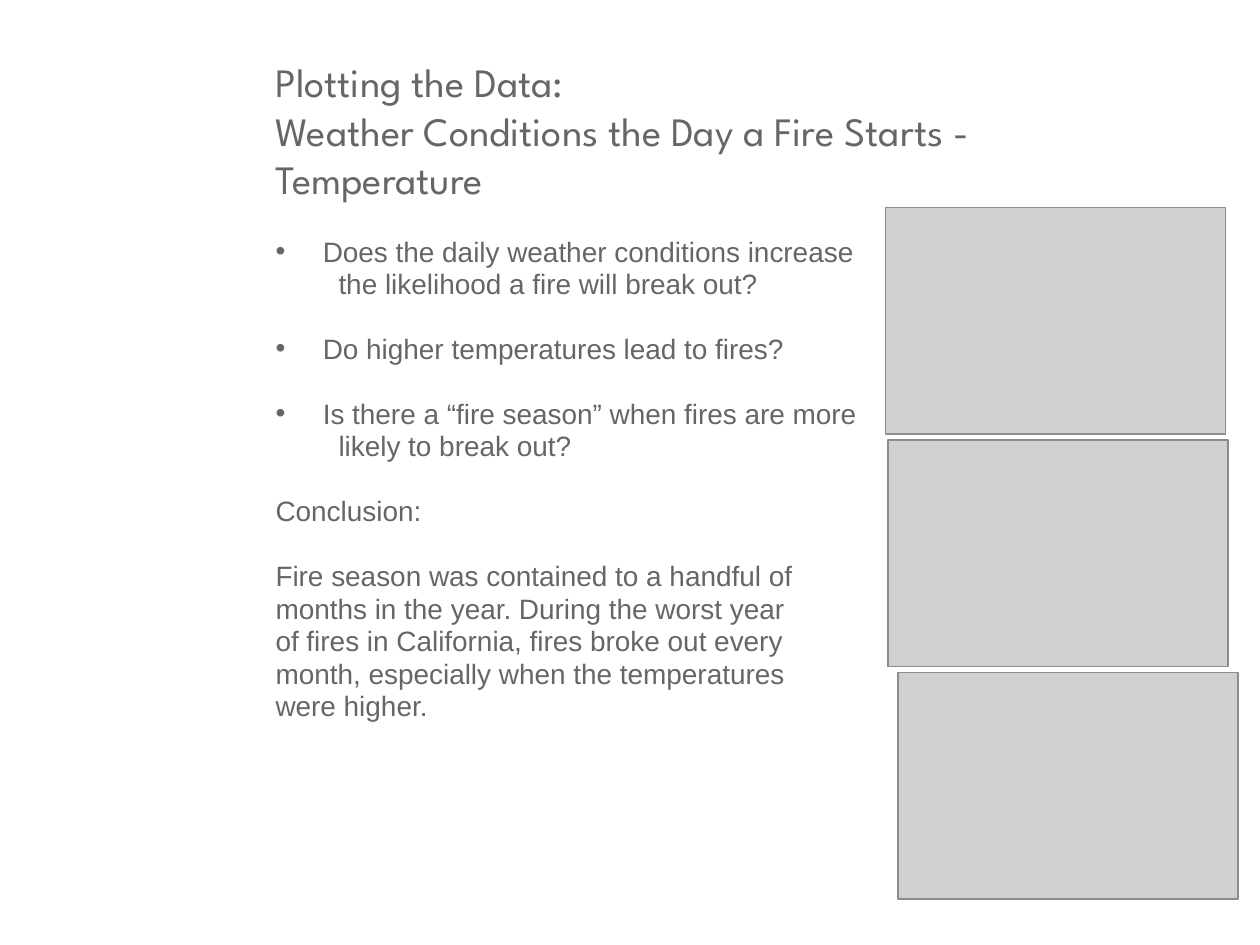
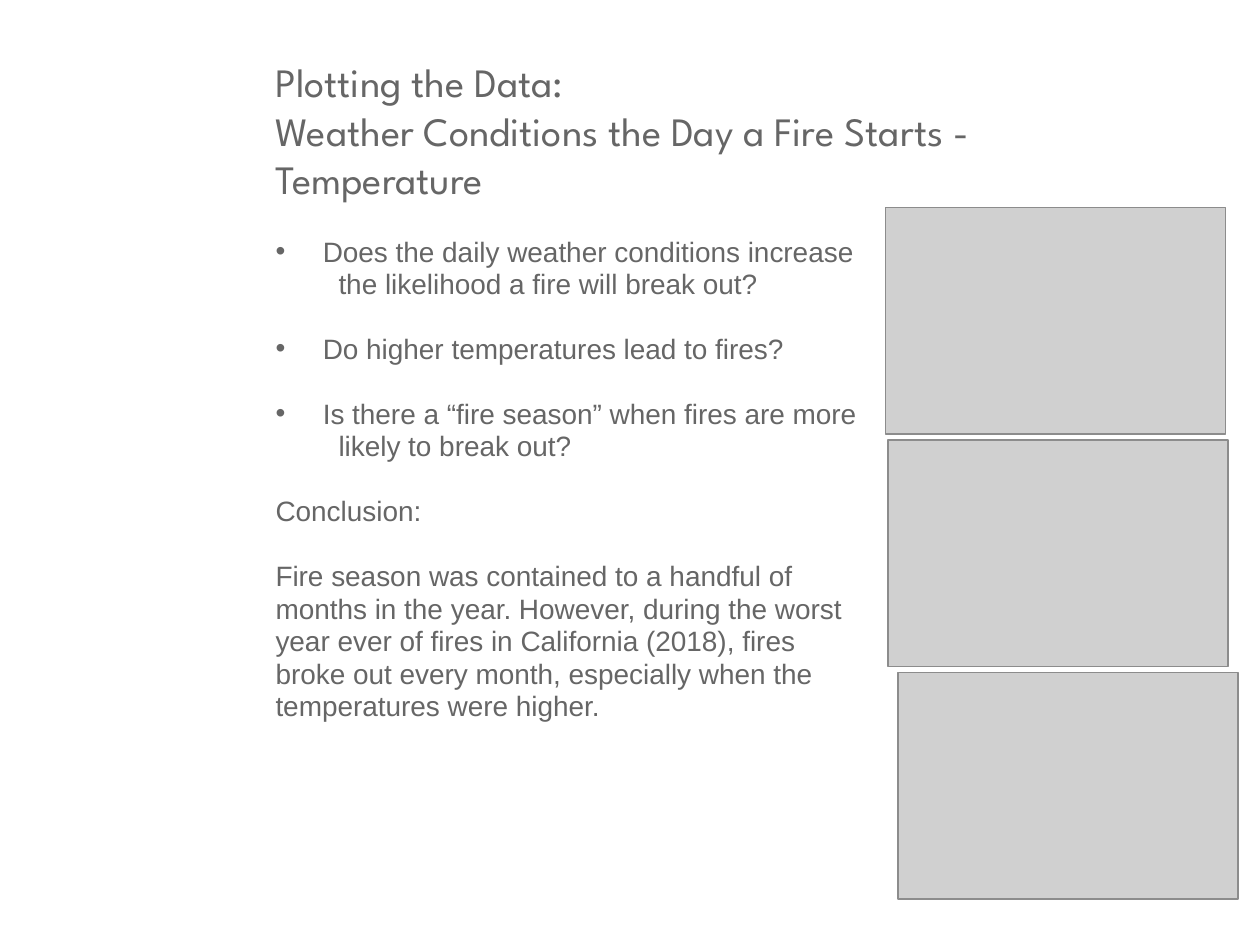
Before and after one commit to hockeylori/project1repo, a slide deck: slide 11 of ppt_writeup/Team7Project.pptx (slide 8 before the commit). Drawn at 1260x945 pixels with LibreOffice and Linux fonts; fonts in the diff are those of the drawing; grey boxes stand for pictures; background and template pictures are left out. Boxes give left, top, right and bottom in pixels: in the first picture for what was removed or moved away, otherwise in the second. Text is boxed around its words. In the diff, an @@ line names an element or a change of style, - is before the commit and + after.

```diff
--- a/ppt_writeup/Team7Project.pptx
+++ b/ppt_writeup/Team7Project.pptx
@@ text at (276,598,842,721): text changed @@
-months in the year. During the worst year
-of fires in California, fires broke out every
-month, especially when the temperatures
-were higher.
+months in the year. However, during the worst
+year ever of fires in California (2018), fires
+broke out every month, especially when the
+temperatures were higher.
```
Also in this commit, not shown: 5 other slides changed, 11 slides added, 1 slide removed, 7 other files.
